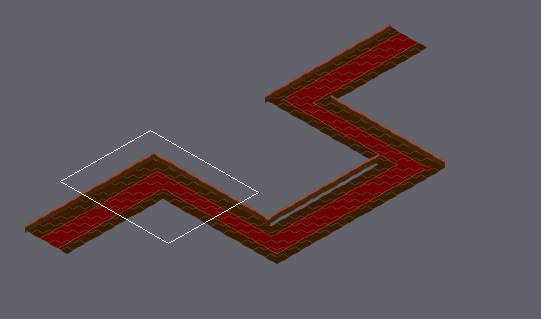
Two states of a Tiled map (JSON), assets/tiledmap/Levels/level5.json. The first picture is a wide view before the edit; the outline marks the close-up.
Close-up. The starting point:
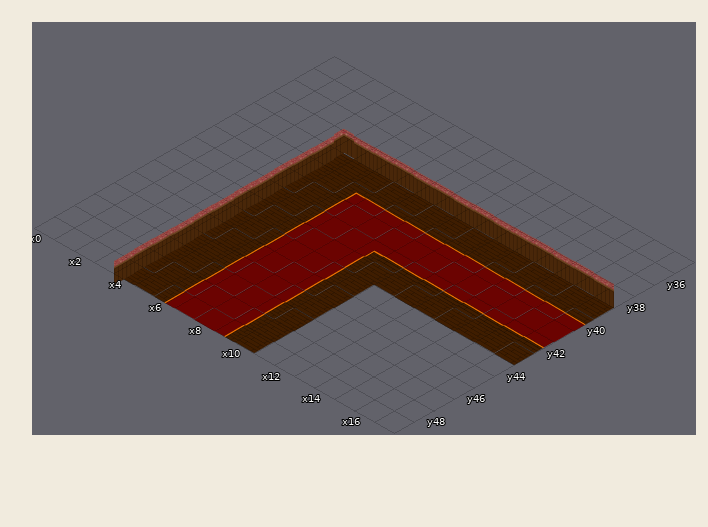
Cells are 182x104 px. Isometric: x runs down to the right, y down to the left. Shown: x 0..17, y 35..49. The commit also changed other parts of the map, which this record leaves out.
Now the later version:
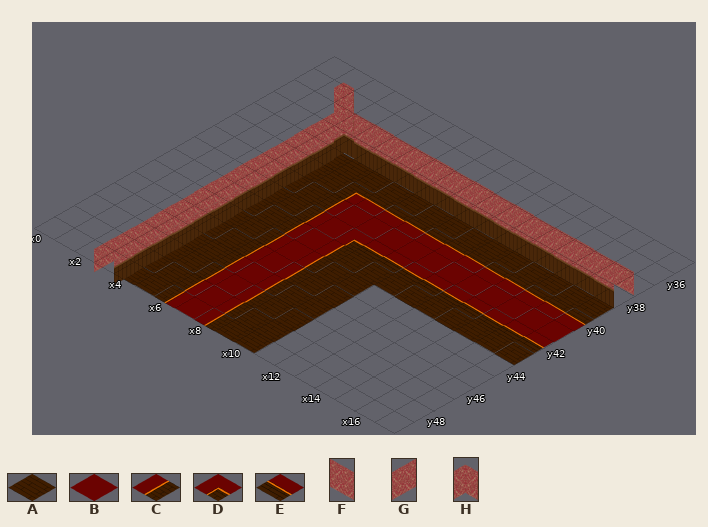
Key: from "floor": A 0, B 1, C 8, D 9, E 10; from "wall": F 3, G 3 flipped left-right; from "wall2": H 0.
_ is an empty cell.
Tiles replaced or removed in this view: B, C, D.
Edits made:
Changed rows in their new state; . is an unchanged cell.
Layer "floor":
first column x 8:
42 DE
43 CA
44 CA
45 CA
46 CA
47 CA
48 CA
49 CA
Layer "wall":
first column x 2:
36 H...............
37 .HFFFFFFFFFFFFFF
38 .G..............
39 .G..............
40 .G..............
41 .G..............
42 .G..............
43 .G..............
44 .G..............
45 .G..............
46 .G..............
47 .G..............
48 .G..............
49 .G..............
Pixel boxes of the changes (left, top, right, bottom) in both close-ups:
changed: (94, 82, 634, 337)
